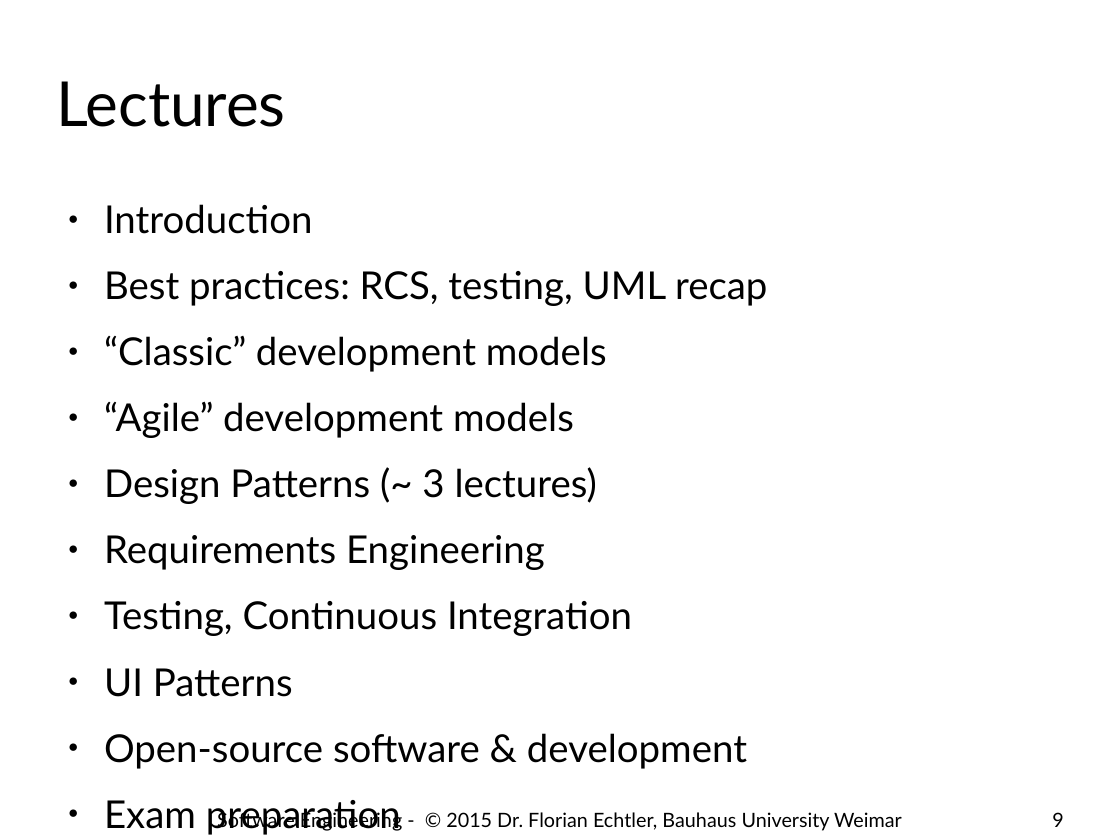
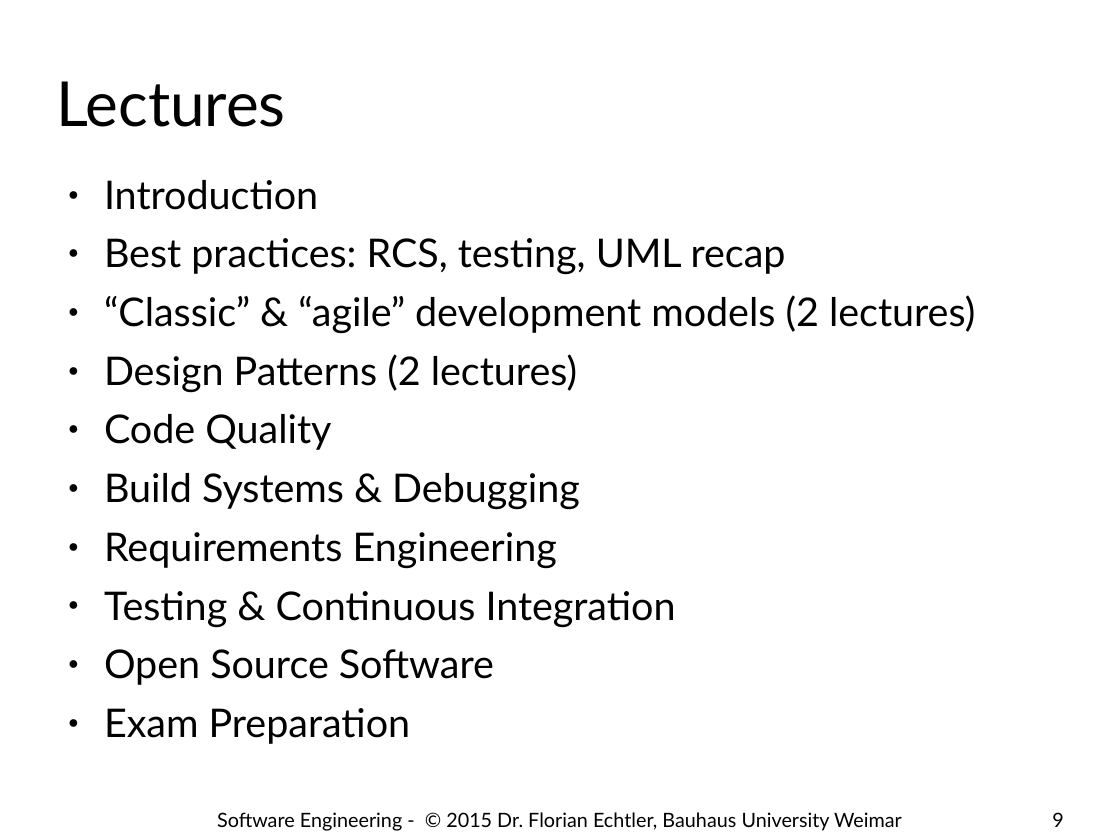
Before and after one commit to floe/software-engineering, a slide deck: slide 9 of 01-introduction.odp. Drawn at 1120x840 pixels with LibreOffice and Linux fonts; fonts in the diff are those of the drawing; background and template pictures are left out. Boxes give left, top, right and bottom in pixels: in the first picture for what was removed or moved away, otherwise in the second. Text is boxed around its words. In the diff, an @@ line names an element or a change of style, - is before the commit and + after.

Commit message:
intro ws 15

```diff
--- a/01-introduction.odp
+++ b/01-introduction.odp
@@ text "Introduction" moved from (x1=104, y1=204, x2=767, y2=769) to (x1=104, y1=180, x2=975, y2=744) @@
@@ text at (x1=104, y1=180, x2=786, y2=568): size 27.2 to 28 pt in "Introduction", "Best practices: RCS, testing, UML recap", "Requirements Engineering"; line spacing 1 to 0.9; less space between paragraphs @@
@@ text at (x1=104, y1=295, x2=975, y2=510): text changed; size 27.2 to 28 pt @@
-● “Classic” development models
-● “Agile” development models
-● Design Patterns (~ 3 lectures)
+● “Classic” & “agile” development models (2 lectures)
+● Design Patterns (2 lectures)
+● Code Quality
+● Build Systems & Debugging
@@ text at (x1=104, y1=591, x2=676, y2=744): text changed; size 27.2 to 28 pt @@
-● Testing, Continuous Integration
-● UI Patterns
-● Open-source software & development
-● Exam preparation
+● Testing & Continuous Integration
+● Open Source Software
+● Exam Preparation
```
Also in this commit, not shown: 3 other slides changed, 3 slides added.
